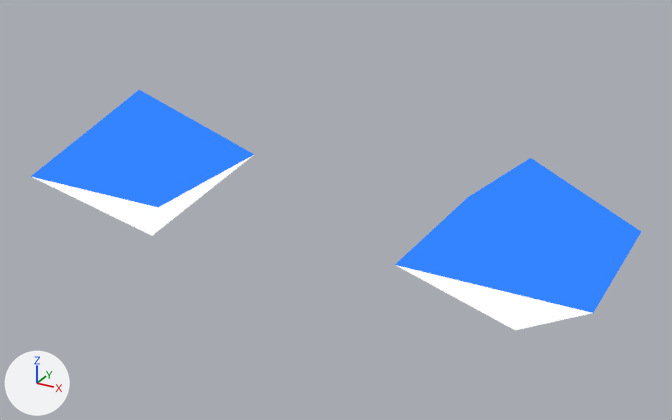
The glTF model examples/properties/properties.glb as it was, and as the next commit left it.
One viewpoint serves both versions: a camera (50 mm lens) standing at (32.52, 1.38, 4.27) and looking at (27.73, 10.09, -0.08). The lights are fixed; the arrows at lower left show +X, +Y and +Z.

Objects in the first picture: 'Cube.009', 'Parent'.
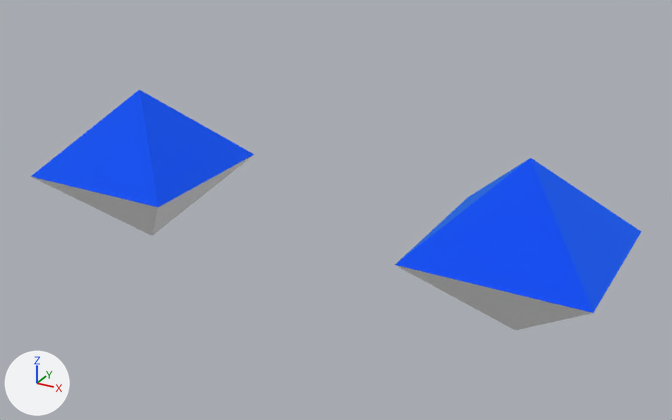
Location of each change, (x1, y1, x2, y2) in pixels of the pictures (672 x 420 px):
'Cube.009', recoloured
    both: (395, 158, 641, 330)
'Parent', recoloured
    both: (31, 90, 254, 236)

What changed in the scene script:
```text
Change mat_material:
    remove # nodes: BsdfTransparent, Emission, LightPath, MixShader, OutputMaterial, VertexColor
    nodes: BsdfPrincipled, OutputMaterial, VertexColor
```
